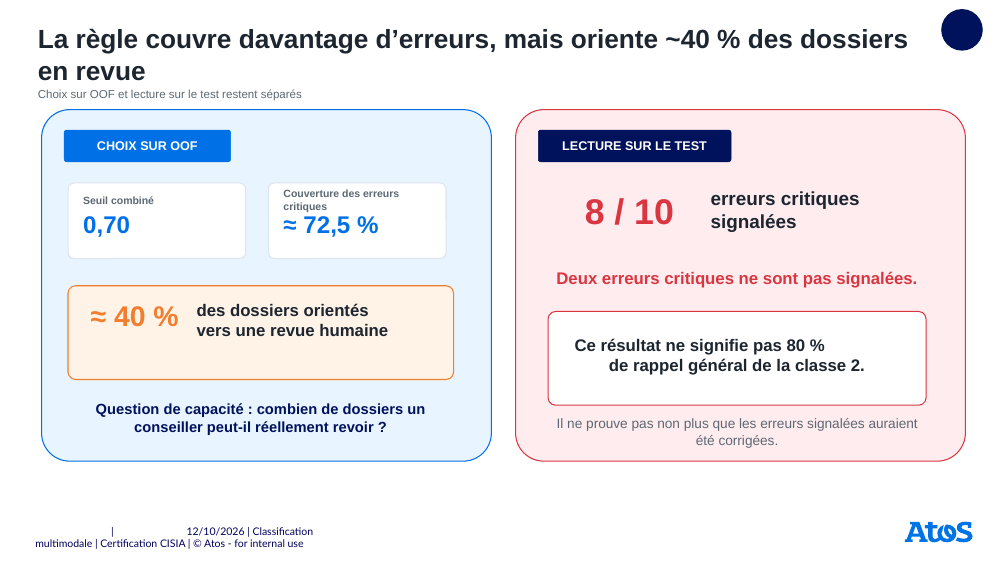
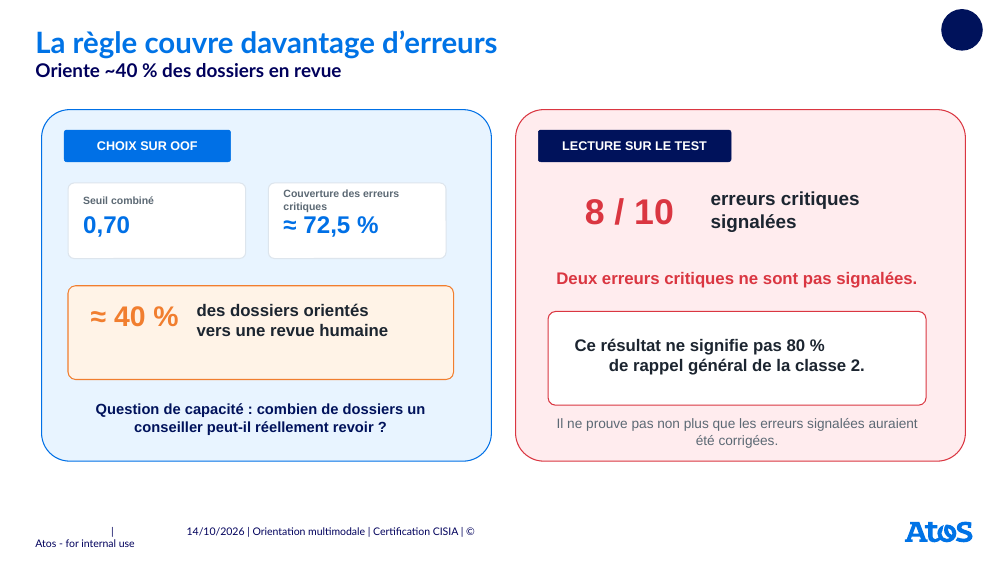
Before and after one commit to userZku/multimodal-classification, a slide deck: slide 16 of reports/soutenance/presentation-certification-atos-v2.pptx (slide 12 before the commit). Drawn at 1008x567 pixels with LibreOffice and Linux fonts; fonts in the diff are those of the drawing. Boxes give left, top, right and bottom in pixels: in the first picture for what was removed or moved away, otherwise in the second. Text is boxed around its words. In the diff, an @@ line names an element or a change of style, - is before the commit and + after.

```diff
--- a/reports/soutenance/presentation-certification-atos-v2.pptx
+++ b/reports/soutenance/presentation-certification-atos-v2.pptx
@@ title at [35, 30, 497, 58]: text changed; size 25 to 28 pt; font Arial to Lato; text colour #1C2530 to #0073E6 @@
-La règle couvre davantage d’erreurs, mais oriente ~40 % des dossiers en revue
+La règle couvre davantage d’erreurs
@@ text added at [35, 63, 341, 77], 18 pt, text #00005C, bold @@
+Oriente ~40 % des dossiers en revue
@@ text removed at [38, 89, 302, 101] @@
-Choix sur OOF et lecture sur le test restent séparés
@@ text at [187, 527, 459, 536]: text changed @@
-| 12/10/2026 | Classification multimodale | Certification CISIA | © Atos - for internal use
+| 14/10/2026 | Orientation multimodale | Certification CISIA | © Atos - for internal use
```
Also in this commit, not shown: 21 other slides changed, 9 slides added, 2 slides removed, 17 other files.
